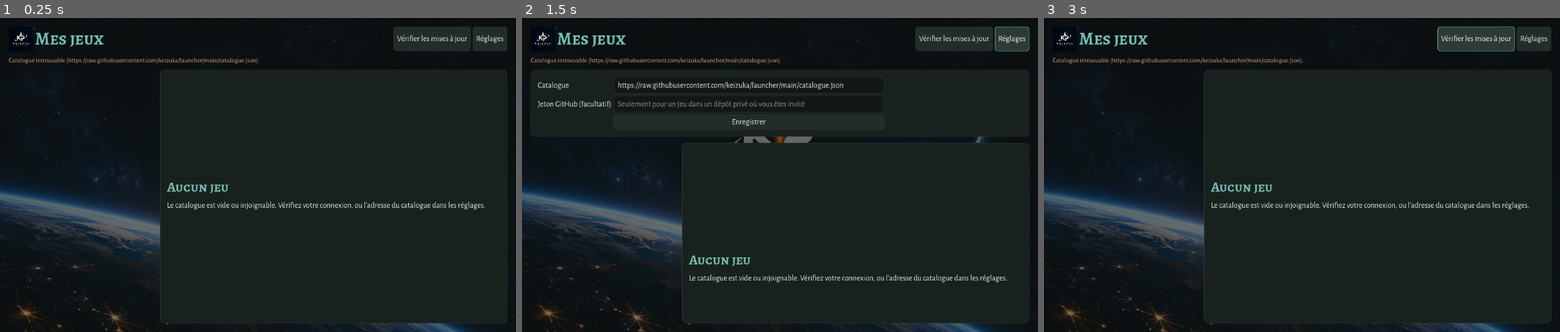
Above: before the commit, frames 1-3 (left to right).
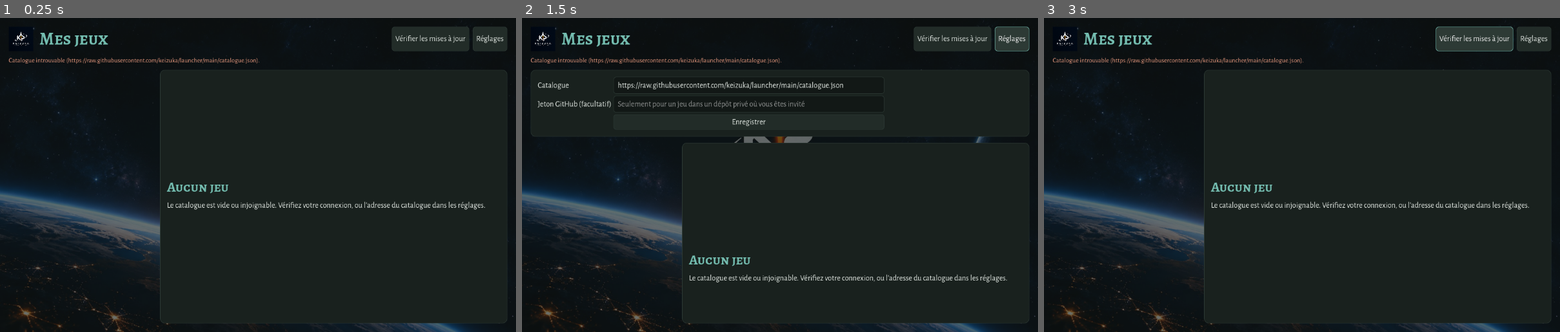
Above: after the commit, the same moments.

Repository: keizuka/launcher
Game: Godot game, scene res://scenes/launcher.tscn
Same seed, same stepped clock (60 frames per second), same inputs: the game is played once before the commit and once after it.
Inputs:
- Up to frame 1 (0.25 s): no input
- Up to frame 2 (1.5 s): click "Vérifier les mises à jour" at 0.5 s; click "Réglages" at 1.25 s
- Up to frame 3 (3 s): click "Enregistrer" at 2 s; click "Vérifier les mises à jour" at 2.75 s

The runs differ from the first frame. In frame 1, 0.5% of the frame differs, in the area x 6-92%, y 2-11%; in frame 2, 0.5%; in frame 3, 0.5%.

Commit message:
Portrait téléphone : en-tête, liste et fiche empilés, boutons tactiles agrandis ; lancement des jeux fiabilisé

Diff:
--- a/project.godot
+++ b/project.godot
@@ -6,7 +6,7 @@
 
 config/name="Launcher"
 config/description="Installe, met à jour et lance les jeux de Keizuka."
-config/version="0.4.1"
+config/version="0.4.2"
 run/main_scene="res://scenes/launcher.tscn"
 config/icon="res://assets/images/icone.png"
 config/features=PackedStringArray("4.7", "GL Compatibility")
--- a/script/installateur.gd
+++ b/script/installateur.gd
@@ -229,7 +229,11 @@
 	if activite == null:
 		return "Activité Android introuvable."
 	var Intent = JavaClassWrapper.wrap("android.content.Intent")
-	for classe in [paquet + ".GodotAppLauncher", paquet + ".GodotApp"]:
+	# Le template Godot nomme les activités de façon absolue et identique dans tous les jeux :
+	# com.godot.game.GodotApp (+ l'alias exporté GodotAppLauncher). Les noms relatifs au paquet
+	# restent en secours pour un jeu qui aurait renommé ses activités.
+	for classe in ["com.godot.game.GodotAppLauncher", "com.godot.game.GodotApp",
+			paquet + ".GodotAppLauncher", paquet + ".GodotApp"]:
 		var intent = Intent.Intent()
 		intent.setAction(Intent.ACTION_MAIN)
 		intent.addCategory(Intent.CATEGORY_LAUNCHER)
--- a/script/launcher.gd
+++ b/script/launcher.gd
@@ -26,6 +26,9 @@
 var _reglages: PanelContainer
 var _champ_catalogue: LineEdit
 var _champ_jeton: LineEdit
+var _corps: BoxContainer
+var _tete: BoxContainer
+var _defil: ScrollContainer
 var _images := {}            # url -> Texture2D (vignettes du catalogue)
 var _attente_auto := VERIFICATION_AUTO_S
 
@@ -44,6 +47,9 @@
 		get_window().content_scale_aspect = Window.CONTENT_SCALE_ASPECT_EXPAND
 	_construire()
 	get_viewport().size_changed.connect(_maj_fond)
+	if OS.get_name() == "Android" or OS.get_name() == "iOS":
+		get_window().size_changed.connect(_ajuster_orientation)
+		_ajuster_orientation.call_deferred()
 	catalogue.termine.connect(_sur_catalogue)
 	installateur.progres.connect(func(id: String, f: float, t: String):
 		if id == _choisi:
@@ -100,32 +106,38 @@
 	var col := VBoxContainer.new()
 	col.add_theme_constant_override("separation", 14)
 	marge.add_child(col)
-	var tete := HBoxContainer.new()
+	var tete := BoxContainer.new()
+	_tete = tete
 	col.add_child(tete)
+	var ligne_titre := HBoxContainer.new()
+	ligne_titre.size_flags_horizontal = Control.SIZE_EXPAND_FILL
+	ligne_titre.add_theme_constant_override("separation", 14)
+	tete.add_child(ligne_titre)
 	var logo := TextureRect.new()
 	logo.texture = load("res://assets/images/icone.png")
 	logo.custom_minimum_size = Vector2(56, 56)
 	logo.expand_mode = TextureRect.EXPAND_IGNORE_SIZE
 	logo.stretch_mode = TextureRect.STRETCH_KEEP_ASPECT_CENTERED
 	logo.tooltip_text = "Keizuka Production"
-	tete.add_child(logo)
+	ligne_titre.add_child(logo)
 	var titre := Label.new()
 	titre.text = "Mes jeux"
 	titre.tooltip_text = "Launcher version %s" % AutoMaj.version()
 	titre.theme_type_variation = "Titre"
 	titre.add_theme_font_size_override("font_size", 40)
-	tete.add_child(titre)
-	var espace := Control.new()
-	espace.size_flags_horizontal = Control.SIZE_EXPAND_FILL
-	tete.add_child(espace)
+	titre.size_flags_horizontal = Control.SIZE_EXPAND_FILL
+	ligne_titre.add_child(titre)
+	var boutons_tete := HBoxContainer.new()
+	boutons_tete.add_theme_constant_override("separation", 8)
+	tete.add_child(boutons_tete)
 	var verif := Button.new()
 	verif.text = "Vérifier les mises à jour"
 	verif.pressed.connect(_verifier)
-	tete.add_child(verif)
+	boutons_tete.add_child(verif)
 	var regl := Button.new()
 	regl.text = "Réglages"
 	regl.pressed.connect(func(): _reglages.visible = not _reglages.visible)
-	tete.add_child(regl)
+	boutons_tete.add_child(regl)
 
 	_etat = Label.new()
 	_etat.theme_type_variation = "Discret"
@@ -166,11 +178,13 @@
 		_verifier())
 	rg.add_child(enreg)
 
-	var corps := HBoxContainer.new()
+	var corps := BoxContainer.new()
+	_corps = corps
 	corps.size_flags_vertical = Control.SIZE_EXPAND_FILL
 	corps.add_theme_constant_override("separation", 16)
 	col.add_child(corps)
 	var defil := ScrollContainer.new()
+	_defil = defil
 	defil.custom_minimum_size = Vector2(330, 0)
 	defil.horizontal_scroll_mode = ScrollContainer.SCROLL_MODE_DISABLED
 	corps.add_child(defil)
@@ -181,6 +195,7 @@
 
 	_cadre = PanelContainer.new()
 	_cadre.size_flags_horizontal = Control.SIZE_EXPAND_FILL
+	_cadre.size_flags_vertical = Control.SIZE_EXPAND_FILL
 	corps.add_child(_cadre)
 	_fiche = VBoxContainer.new()
 	_fiche.add_theme_constant_override("separation", 10)
@@ -394,6 +409,25 @@
 	var chemin := "res://assets/images/fond_portrait.jpg" if t.y > t.x else "res://assets/images/fond.jpg"
 	_fond.texture = load(chemin)
 
+# Téléphone vertical : base 720×1280, la liste des jeux au-dessus de la fiche.
+# Paysage : base 1180×720, la liste à gauche et la fiche à droite.
+func _ajuster_orientation() -> void:
+	var f := get_window()
+	var portrait := f.size.y > f.size.x
+	var voulu := Vector2i(720, 1280) if portrait else Vector2i(1180, 720)
+	if f.content_scale_size != voulu:
+		f.content_scale_size = voulu
+	if _corps != null:
+		_corps.vertical = portrait
+	if _tete != null:
+		_tete.vertical = portrait
+	if _defil != null:
+		_defil.custom_minimum_size = Vector2(0, 280) if portrait else Vector2(330, 0)
+	if _image != null:
+		_image.custom_minimum_size.y = 150 if portrait else 220
+	if _champ_catalogue != null:
+		_champ_catalogue.custom_minimum_size.x = 0 if portrait else 620
+
 # Vignette du catalogue (une URL d'image) : téléchargée une fois, puis gardée en cache.
 func _vignette(url: String) -> Texture2D:
 	if url == "":
--- a/script/theme.gd
+++ b/script/theme.gd
@@ -25,17 +25,21 @@
 		b.set_border_width_all(1)
 	return b
 
+static func tactile() -> bool:
+	return OS.get_name() in ["Android", "iOS"] or DisplayServer.is_touchscreen_available()
+
 static func creer() -> Theme:
+	var marge := 14 if tactile() else 8
 	var t := Theme.new()
 	t.default_font = police("res://assets/polices/AlegreyaSans-Regular.ttf")
 	t.default_font_size = 18
 	for type in ["Label", "Button", "LineEdit", "CheckBox"]:
 		t.set_color("font_color", type, TEXTE)
-	t.set_stylebox("normal", "Button", boite(SURFACE_HAUTE, LIGNE))
-	t.set_stylebox("hover", "Button", boite(LIGNE, ACCENT))
-	t.set_stylebox("pressed", "Button", boite(ACCENT.darkened(0.55), ACCENT))
-	t.set_stylebox("disabled", "Button", boite(SURFACE, LIGNE))
-	t.set_stylebox("focus", "Button", boite(Color.TRANSPARENT, LAITON))
+	t.set_stylebox("normal", "Button", boite(SURFACE_HAUTE, LIGNE, 6, marge))
+	t.set_stylebox("hover", "Button", boite(LIGNE, ACCENT, 6, marge))
+	t.set_stylebox("pressed", "Button", boite(ACCENT.darkened(0.55), ACCENT, 6, marge))
+	t.set_stylebox("disabled", "Button", boite(SURFACE, LIGNE, 6, marge))
+	t.set_stylebox("focus", "Button", boite(Color.TRANSPARENT, LAITON, 6, marge))
 	t.set_color("font_disabled_color", "Button", DISCRET.darkened(0.3))
 	t.set_stylebox("normal", "LineEdit", boite(FOND, LIGNE, 6, 10))
 	t.set_stylebox("focus", "LineEdit", boite(FOND, ACCENT, 6, 10))
Not shown, changed: export_presets.cfg
